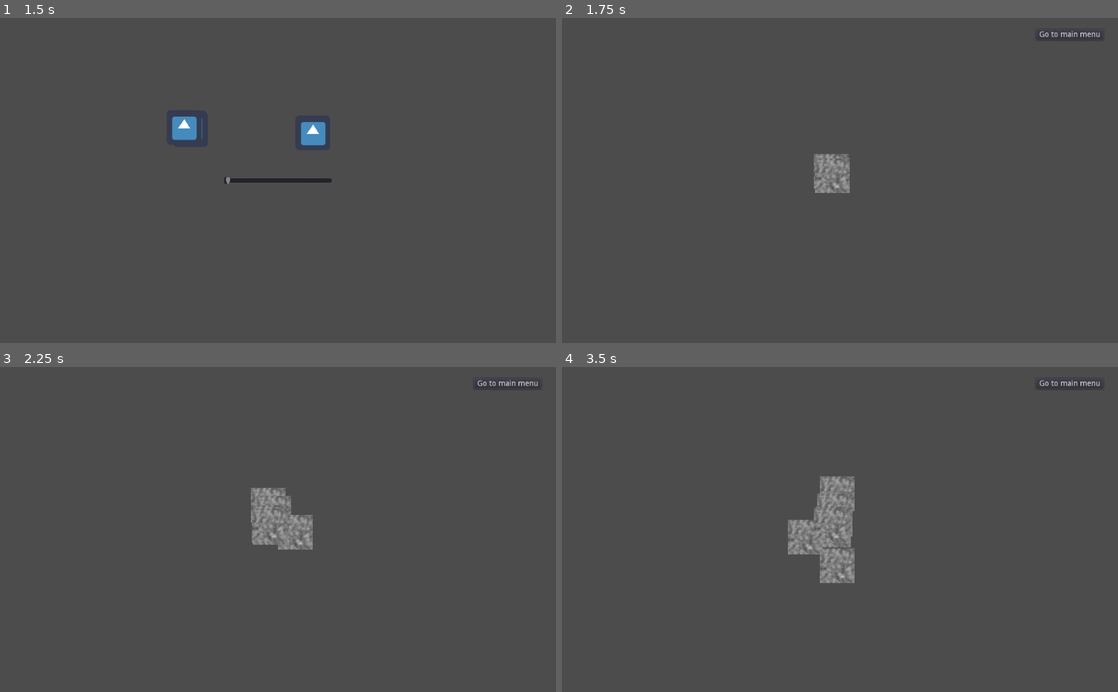
Above: before the commit, frames 1-4 (two rows, left to right).
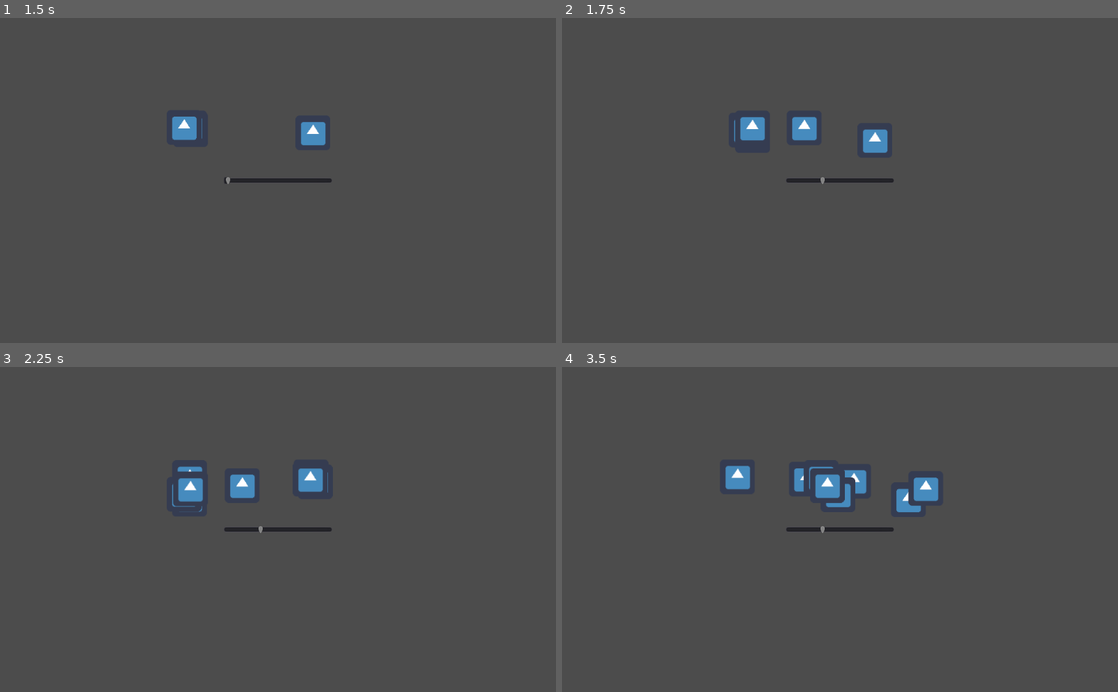
Above: after the commit, the same moments.

Repository: Serpenter/GameJamDevilsWork
Game: Godot game, scene res://main_scenes/MainMenu/MainMenu.tscn
The game is run twice, just before and just after one commit, with the same random seed, the same clock (stepped at 60 frames per second) and the same inputs. The engine's default icon, where the game draws it, is replaced by a stand-in: a white triangle on a blue panel in a dark square.
Inputs:
- Up to frame 1 (1.5 s): click "Go to game" at 0.5 s
- Up to frame 2 (1.75 s): no input
- Up to frame 3 (2.25 s): no input
- Up to frame 4 (3.5 s): no input

Frame 1 is identical in both runs. In frame 2, 2.0% of the frame differs, in the area x 30-97%, y 4-54%; in frame 3, 2.9%; in frame 4, 4.0%, in the area x 29-97%, y 4-67%.

Commit message:
Most tiles has either walls or nav2D Isometric grids has been added for walls and floor

Diff:
--- a/GameJamDevilsWork/main_scenes/MainGame/MainGame.tscn
+++ b/GameJamDevilsWork/main_scenes/MainGame/MainGame.tscn
@@ -1,26 +1,7 @@
-[gd_scene load_steps=5 format=2]
+[gd_scene load_steps=3 format=2]
 
 [ext_resource path="res://main_scenes/MainGame/MainGame.gd" type="Script" id=1]
-
-[sub_resource type="ParticlesMaterial" id=1]
-flag_disable_z = true
-direction = Vector3( 0, 0, 0 )
-spread = 180.0
-gravity = Vector3( 0, 0, 0 )
-initial_velocity = 120.0
-initial_velocity_random = 1.0
-orbit_velocity = 0.0
-orbit_velocity_random = 0.0
-
-[sub_resource type="OpenSimplexNoise" id=2]
-octaves = 5
-period = 6.5
-
-[sub_resource type="NoiseTexture" id=3]
-width = 64
-height = 64
-seamless = true
-noise = SubResource( 2 )
+[ext_resource path="res://resources/dungeon_tileset.tres" type="TileSet" id=2]
 
 [node name="MainGame" type="Node2D"]
 script = ExtResource( 1 )
@@ -44,8 +25,25 @@
 "_edit_use_anchors_": false
 }
 
-[node name="Particles2D" type="Particles2D" parent="."]
-position = Vector2( 496.891, 293.399 )
-process_material = SubResource( 1 )
-texture = SubResource( 3 )
+[node name="world" type="Node2D" parent="."]
+
+[node name="Navigation2D" type="Navigation2D" parent="world"]
+
+[node name="floor" type="TileMap" parent="world/Navigation2D"]
+mode = 1
+tile_set = ExtResource( 2 )
+cell_size = Vector2( 123, 61 )
+cell_y_sort = true
+centered_textures = true
+format = 1
+tile_data = PoolIntArray( -65528, 35, 0, 7, 35, 0, 8, 35, 0, 9, 35, 0, 65544, 35, 0 )
+
+[node name="walls" type="TileMap" parent="world/Navigation2D"]
+mode = 1
+tile_set = ExtResource( 2 )
+cell_size = Vector2( 123, 61 )
+cell_y_sort = true
+centered_textures = true
+format = 1
+tile_data = PoolIntArray( -196602, 60, 0, -196601, 60, 0, -196600, 60, 0, -196599, 60, 0, -196598, 60, 0, -196597, 60, 0, -131067, 63, 0, -65531, 63, 0, 5, 63, 0, 65541, 63, 0, 131077, 63, 0 )
 [connection signal="pressed" from="CanvasLayer/GoToMainMenu" to="." method="_on_GoToMainMenu_pressed"]
